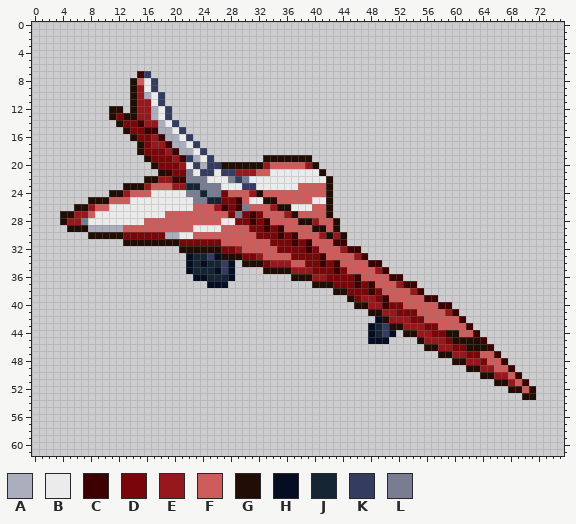
Edited in one commit: sprite sheet (Assets/Assets/UI/Skin_Art_3.png). Above: the version before the commit.
The file is 76x62 pixels.
Palette (. is transparent): A #aaaebd  B #ebebeb  C #3d0001  D #79070a  E #97181c  F #cd5c5b  G #220d04  H #040d22  J #152432  K #343d60  L #787d92
Pixels before (only the part around the change), first column x 0:
16 ..............GDDECAABK..................................
17 ...............GDEECAABK.................................
18 ...............GDDDECAABK................................
19 ................GDDDECKABK.......GGGGGGG.................
20 .................GDDDEBKAKKGGGGGGEFFFFFEG................
21 ..................GCDDLBKKBKKEEEFFBBBBBBBG...............
22 ................GGEECCLLLBBBLKLBBBBBBBBBBBG..............
23 .............GGGEFFFEEJJLLLBBBKKBBBBBBFFFFG..............
24 ...........GGEFFFBBBBBLLJLLDFFFEGFFFFFFFFFG..............
25 ........GGGFFFBBBBBBBBBLLJJDDCFBBGGFFFFFBBG..............
26 ......GGEFFBBBBBBBBBBBBFFFECDCLFFFEGGBBBFFG..............
27 ....GGEEFBBBBBBBBBBFFFFFFFFFDLDCDFFFEGFFFFG..............
28 ....GEELBBBBBBBBFFFFFFFFFFFBBDDCDCFFFFGGEFFG.............
29 .....GGGAAAAAFFFFFFFFFFBBBBFFFFDDCDCFFFFGGFG.............
30 ........GGGGGDDDDDDAABBFFFFFFFFFDDDCDCFFFEGEG............
31 .............GGGGGGGGDDDDDDFFFFFFFDDDCDCFFFCC............
32 .....................GGGGGGDDEFFFFFDDDDCDFFFECC..........
33 ......................HJJKHGGGDDEFFFFDDDDCFFFFEC.........
34 ......................HJHJJKH.GGGDEEEFFDDCDCFFFFCC.......
35 ......................HJJJHKH....GGGGEEEDDDCDFFFFEC......
36 .......................HHJJJH........GGGEEDDDDCFFFFCC....
37 .........................HHH............GGGDDDCDCFFFECC..
38 ...........................................GGDDDCDFFFFEC.
39 .............................................GDEEDCFFFFFC
New version:
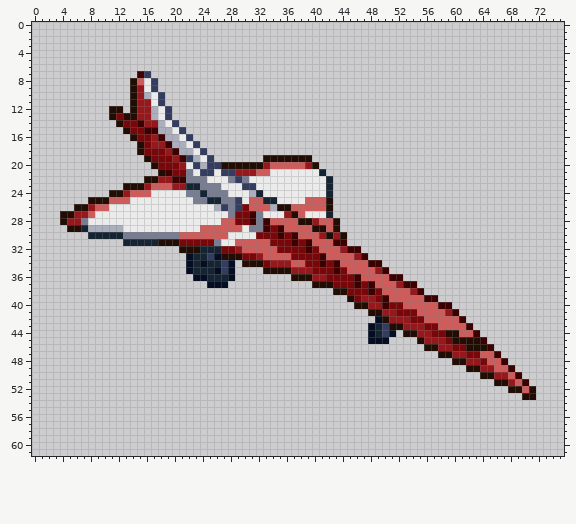
Edits made:
Colour A replaces colour E in row 24 at x 31; in row 26 at x 26 and 34.
Colour B replaces colour F in row 23 at x 38 to 41; in row 24 at x 28 to 30 and 33 to 41; in row 25 at x 30 and 35 to 38; in row 26 at x 23 to 25; in row 27 at x 19 to 27, 33 to 35 and 39 to 41; in row 28 at x 16 to 26.
Colour B replaces colour F in row 29 at x 13 to 22 and 30; in row 30 at x 28 to 31; in row 31 at x 27 to 28.
Colour D replaces colour L in row 26 at x 30; in row 27 at x 29.
Colour F replaces colour B in row 25 at x 31 to 32 and 40 to 41; in row 26 at x 37 to 39; in row 28 at x 27 to 28; in row 29 at x 24 to 26; in row 30 at x 21 to 22.
Colour J replaces colour G in row 21 at x 41; in rows 22 to 23 at x 42; in row 24 at x 32 and 42; in row 25 at x 33 to 34; in row 27 at x 42; in row 29 at x 7.
Colour J replaces colour G in row 30 at x 8 to 12; in row 31 at x 13 to 17; in row 32 at x 24 to 26.
Colour K replaces colour C in row 25 at x 29; in row 26 at x 27 and 29.
Colour L replaces colour A in row 30 at x 19 to 20.
Colour L replaces colour D in row 24 at x 27; in row 25 at x 27 to 28; in row 26 at x 28; in row 27 at x 28 and 32; in row 28 at x 32; in row 29 at x 31 to 32.
Colour L replaces colour D in row 30 at x 13 to 18; in row 31 at x 26.
Changed places in both pictures, as pixel boxes (x1, y1, x2, y2):
changed: (81, 169, 333, 253)
